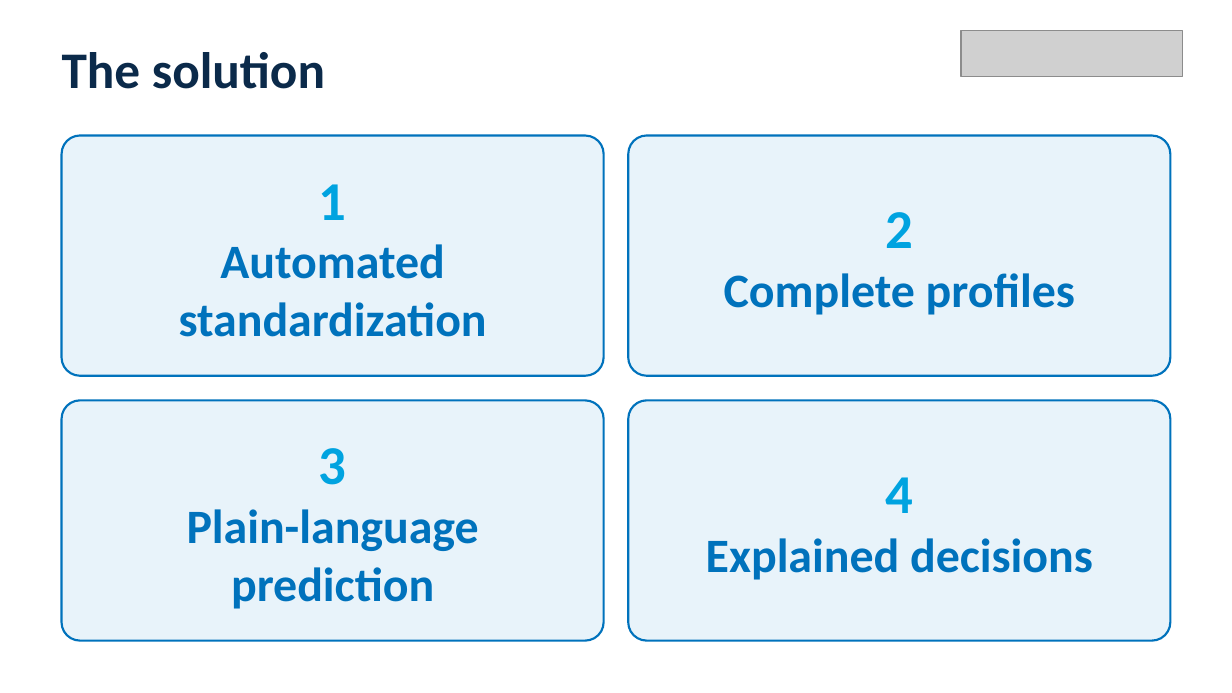
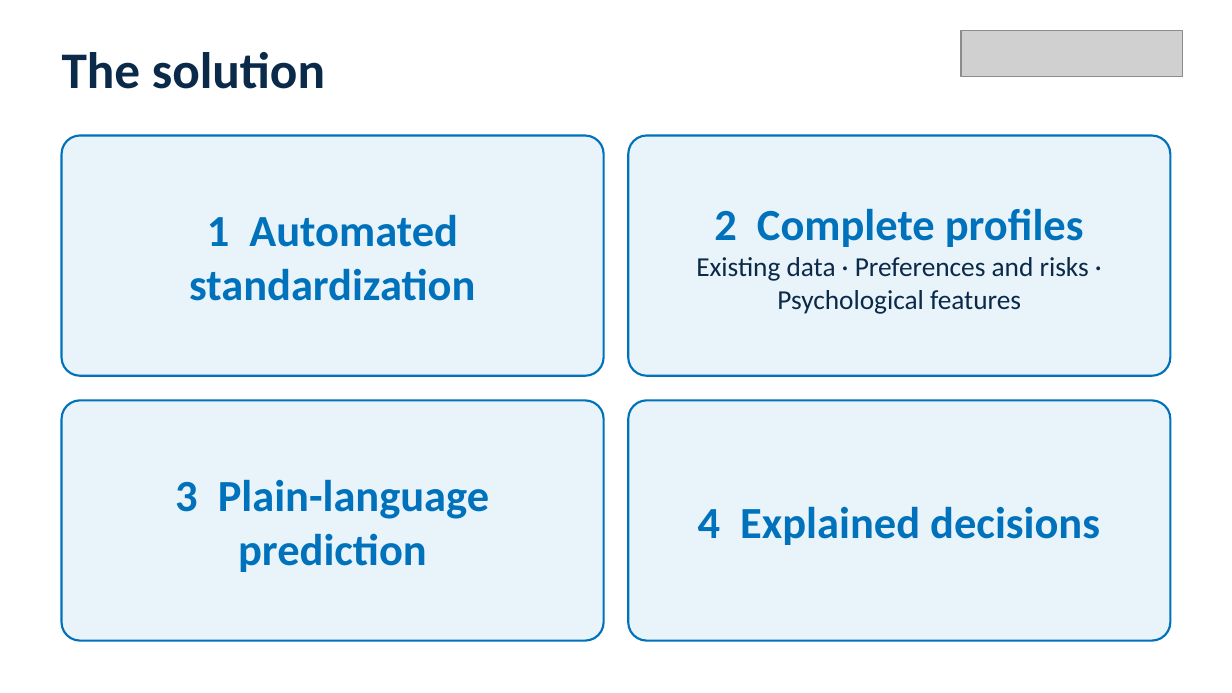
Before and after one commit to igagmol/hackaton-saturday, a slide deck: slide 3 of pitch/NTTDATA_pitch_deck.pptx. Drawn at 1232x693 pixels with LibreOffice and Linux fonts; fonts in the diff are those of the drawing; grey boxes stand for pictures. Boxes give left, top, right and bottom in pixels: in the first picture for what was removed or moved away, otherwise in the second. Text is boxed around its words. In the diff, an @@ line names an element or a change of style, - is before the commit and + after.

```diff
--- a/pitch/NTTDATA_pitch_deck.pptx
+++ b/pitch/NTTDATA_pitch_deck.pptx
@@ text at [696, 208, 1089, 314]: text changed; size 28 to 16 pt; text colour #0072BC to #0B2A4A; bold off @@
-2
-Complete profiles
+2 Complete profiles
+Existing data · Preferences and risks · Psychological features
@@ text at [189, 214, 475, 301]: text changed; size 28 to 26 pt @@
-1
-Automated standardization
+1 Automated standardization
@@ text at [175, 479, 489, 572]: text changed; size 28 to 26 pt @@
-3
-Plain-language prediction
+3 Plain-language prediction
@@ text at [698, 506, 1100, 545]: text changed; size 28 to 26 pt @@
-4
-Explained decisions
+4 Explained decisions
```
Also in this commit, not shown: 2 other slides changed, 3 other files.
